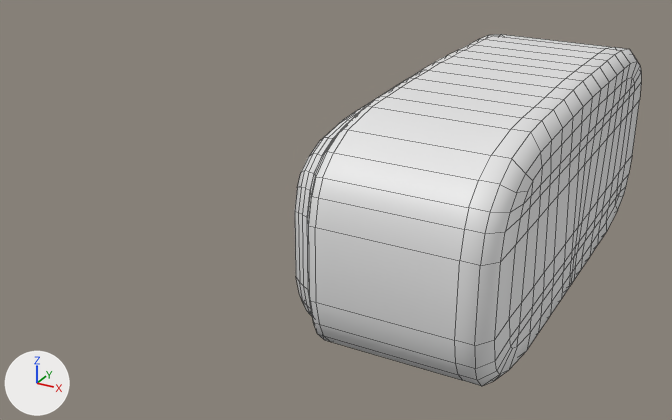
The Blender file Blender/headset.blend as it was, and as the next commit left it.
Rendered twice from a 50 mm lens placed at (3.29, -10.01, 4.16), pointed at (-2.16, -0.09, -0.8). Arrows for +X, +Y and +Z are at lower left; the lights stay in place. Mesh edges are drawn as thin lines. The same objects are shown in both versions, whatever each file hides.
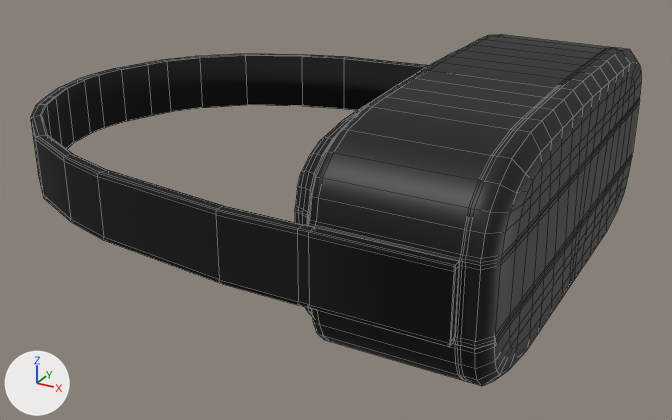
Commit message: Headset Asset

Boxes (x1, y1, x2, y2) around the edits, measured in the pictures (672 x 420 px):
'Cube', reshaped (76% wider): before (295, 34, 641, 386); after (31, 34, 641, 386)
part 1 of me_cube, added (black): after (31, 47, 641, 386)
part 2 of me_cube, recoloured (white to black): (307, 34, 641, 386) in both
part 3 of me_cube, recoloured (white to grey): (295, 103, 369, 316) in both

Diff of the bpy script that builds the scene:
```diff
--- a/Blender/headset.blend.py
+++ b/Blender/headset.blend.py
@@ img_headset_diffuse @@
+img_headset_diffuse = load_image('Headset_Diffuse', 'textures/Headset_Diffuse.jpg', 4096, 4096, 'sRGB')
@@ mat_material_001 @@
+mat_material_001 = principled_material('Material.001')
+mat_material_001.base_color = (0.0, 0.0, 0.0)  # black #000000
@@ mat_material_002 @@
+mat_material_002 = principled_material('Material.002')
+mat_material_002.texture = img_headset_diffuse
+mat_material_002.roughness = 0.9
@@ me_cube @@
 # used by ob_cube; location = (0.0, 0.0, 0.0); scale = (1.0, 2.98, 1.31)
-me_cube.from_pydata(...)  # 793 vertices, 812 faces; spans x -1.22..1.0, y -1.0..1.0, z -1.0..1.03
+me_cube.from_pydata(...)  # 1428 vertices, 1446 faces; spans x -6.47..1.0, y -1.05..1.05, z -1.0..1.03
+# me_cube part 1: 635 vertices added at x -6.47..1.0, y -1.05..1.05, z -1.0..1.03
+# me_cube part 2: 428 faces spanning x -1.0..1.0, y -1.0..1.0, z -1.0..1.03 switch from no material to mat_material_001 (black #000000)
+# me_cube part 3: 228 faces spanning x -1.22..-0.36, y -0.94..0.94, z -0.87..0.9 switch from no material to mat_material_002 (picture img_headset_diffuse)
```
